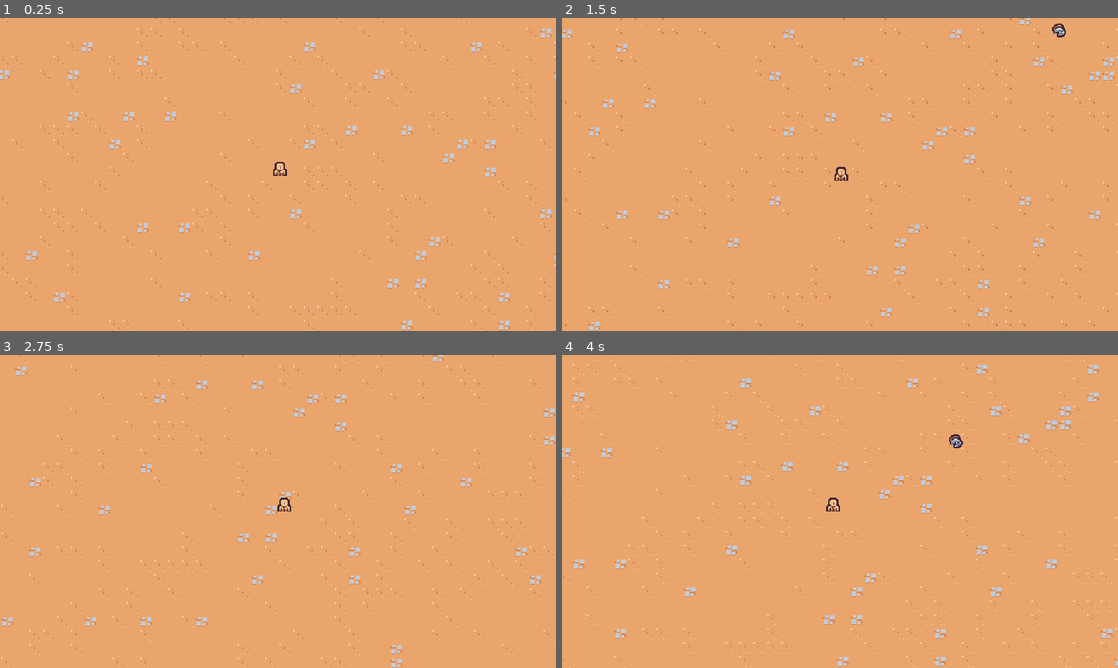
Above: before the commit, frames 1-4 (two rows, left to right).
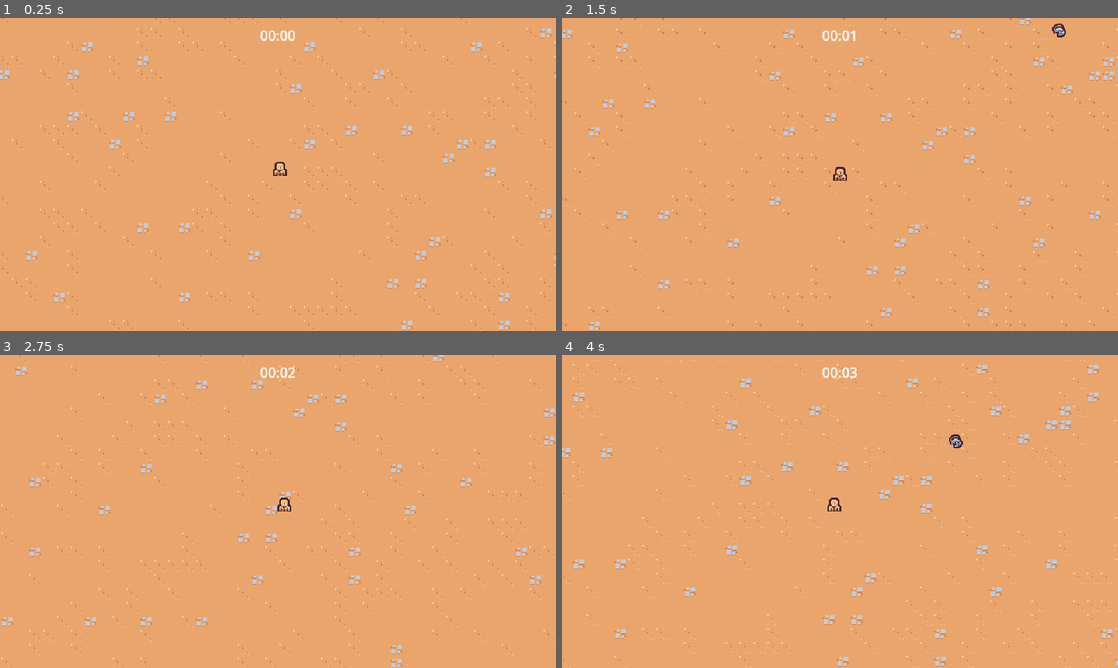
Above: after the commit, the same moments.

Repository: CullsGit/2dsurvivor
Game: Godot game, scene res://scenes/main/main.tscn
Same seed, same stepped clock (60 frames per second), same inputs: the game is played once before the commit and once after it.
Inputs:
- Up to frame 1 (0.25 s): no input
- Up to frame 2 (1.5 s): hold D (move_right) 0.53-1.28 s; hold S (move_down) from 1.28 s (still down)
- Up to frame 3 (2.75 s): release S (move_down) at 2.03 s; hold D (move_right) from 2.03 s (still down)
- Up to frame 4 (4 s): release D (move_right) at 2.78 s; hold W (move_up) 2.78-3.53 s; hold A (move_left) from 3.53 s (still down)

The runs differ from the first frame. In frame 1, 0.1% of the frame differs, in the area x 46-54%, y 4-8%; in frame 2, 0.2%; in frame 3, 0.1%; in frame 4, 0.2%, in the area x 46-53%, y 4-50%.

Commit message:
add game timer into main scene

Diff:
--- a/project.godot
+++ b/project.godot
@@ -64,4 +64,3 @@
 [rendering]
 
 textures/canvas_textures/default_texture_filter=0
-2d/snap/snap_2d_transforms_to_pixel=true
--- a/scenes/main/main.tscn
+++ b/scenes/main/main.tscn
@@ -1,11 +1,18 @@
-[gd_scene load_steps=5 format=4 uid="uid://wxybdpq5v7ng"]
+[gd_scene load_steps=7 format=4 uid="uid://wxybdpq5v7ng"]
 
+[ext_resource type="PackedScene" uid="uid://2a8qrucec8nu" path="res://scenes/ui/arena_time_ui.tscn" id="1_6q06x"]
 [ext_resource type="PackedScene" uid="uid://c0rnuwnywvr7p" path="res://scenes/player/player.tscn" id="1_hyk8p"]
 [ext_resource type="TileSet" uid="uid://brkx5lw56oscp" path="res://resources/tileset.tres" id="1_iuonh"]
 [ext_resource type="PackedScene" uid="uid://mlpxhrevml3h" path="res://scenes/game_camera/game_camera.tscn" id="1_k2fmo"]
 [ext_resource type="PackedScene" uid="uid://cnadc8bjdwa62" path="res://scenes/manager/enemy_manager.tscn" id="1_l3cfh"]
+[ext_resource type="PackedScene" uid="uid://b5glaw528jm0" path="res://scenes/manager/arena_time_manager.tscn" id="2_ow5a4"]
 
 [node name="Main" type="Node"]
+
+[node name="ArenaTimeUI" parent="." node_paths=PackedStringArray("arena_time_manager") instance=ExtResource("1_6q06x")]
+arena_time_manager = NodePath("../ArenaTimeManager")
+
+[node name="ArenaTimeManager" parent="." instance=ExtResource("2_ow5a4")]
 
 [node name="EnemyManager" parent="." instance=ExtResource("1_l3cfh")]
 
--- /dev/null
+++ b/scenes/manager/arena_time_manager.gd
@@ -0,0 +1,6 @@
+extends Node
+
+@onready var timer = $Timer
+
+func get_time_elapsed():
+	return timer.wait_time - timer.time_left
--- /dev/null
+++ b/scenes/manager/arena_time_manager.tscn
@@ -0,0 +1,11 @@
+[gd_scene load_steps=2 format=3 uid="uid://b5glaw528jm0"]
+
+[ext_resource type="Script" uid="uid://dpg7ktyrv0git" path="res://scenes/manager/arena_time_manager.gd" id="1_h76kk"]
+
+[node name="ArenaTimeManager" type="Node"]
+script = ExtResource("1_h76kk")
+
+[node name="Timer" type="Timer" parent="."]
+wait_time = 60.0
+one_shot = true
+autostart = true
--- /dev/null
+++ b/scenes/ui/arena_time_ui.gd
@@ -0,0 +1,16 @@
+extends CanvasLayer
+
+@export var arena_time_manager: Node
+@onready var label = %Label
+
+func _process(delta):
+	if arena_time_manager == null:
+		return
+	var time_elapsed = arena_time_manager.get_time_elapsed()
+	label.text = format_seconds_to_string(time_elapsed)
+
+
+func format_seconds_to_string(seconds: float):
+	var minutes = int(seconds / 60)
+	var remaining_seconds = int(seconds) % 60
+	return "%02d:%02d" % [minutes, remaining_seconds]
--- /dev/null
+++ b/scenes/ui/arena_time_ui.tscn
@@ -0,0 +1,22 @@
+[gd_scene load_steps=2 format=3 uid="uid://2a8qrucec8nu"]
+
+[ext_resource type="Script" uid="uid://bfwc8juhkhr12" path="res://scenes/ui/arena_time_ui.gd" id="1_oa7xr"]
+
+[node name="ArenaTimeUI" type="CanvasLayer"]
+script = ExtResource("1_oa7xr")
+
+[node name="MarginContainer" type="MarginContainer" parent="."]
+anchors_preset = 15
+anchor_right = 1.0
+anchor_bottom = 1.0
+grow_horizontal = 2
+grow_vertical = 2
+mouse_filter = 2
+theme_override_constants/margin_top = 8
+
+[node name="Label" type="Label" parent="MarginContainer"]
+unique_name_in_owner = true
+layout_mode = 2
+size_flags_horizontal = 4
+size_flags_vertical = 0
+text = "test"
Not shown, added: scenes/manager/arena_time_manager.gd.uid
Not shown, added: scenes/ui/arena_time_ui.gd.uid
